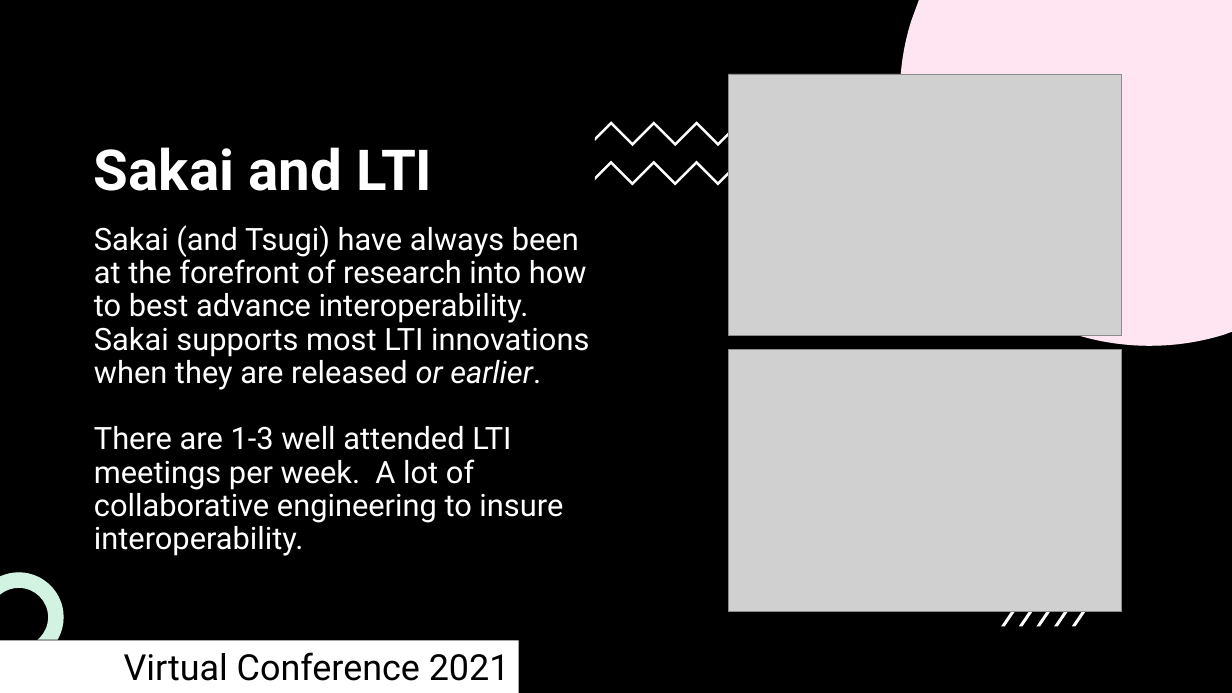
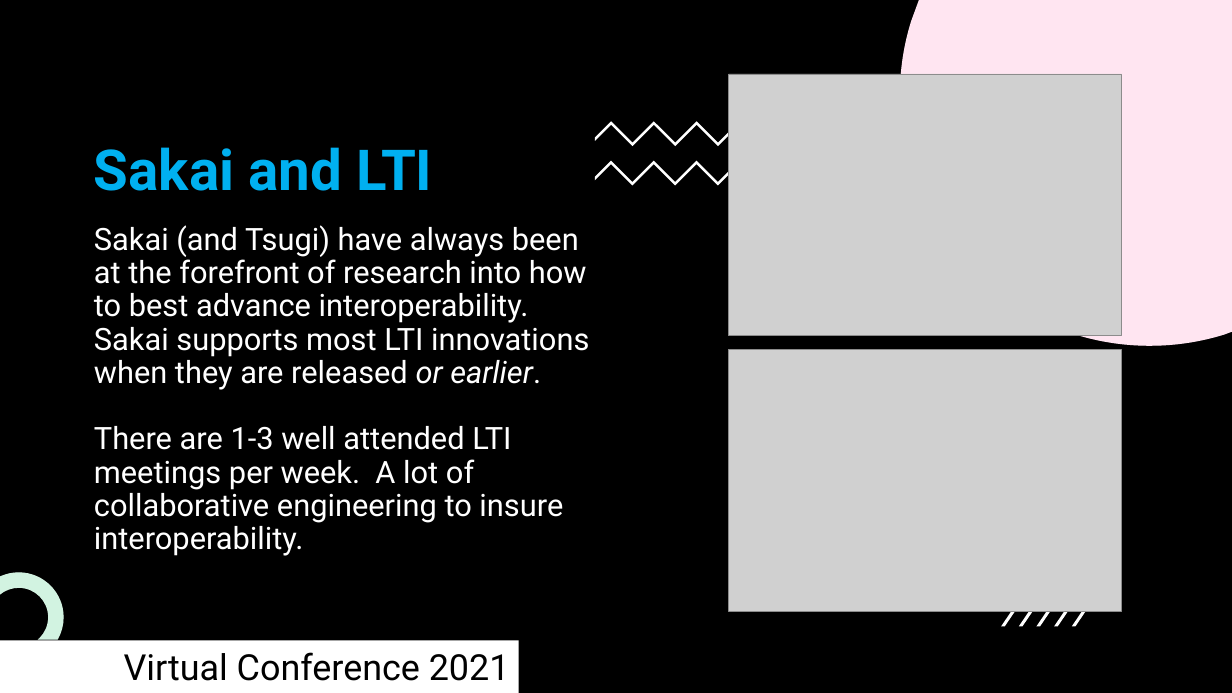
Before and after one commit to csev/talks, a slide deck: slide 3 of 2021/2021-11-12-VC-LTI.pptx. Drawn at 1232x693 pixels with LibreOffice and Linux fonts; fonts in the diff are those of the drawing; grey boxes stand for pictures; background and template pictures are left out. Boxes give left, top, right and bottom in pixels: in the first picture for what was removed or moved away, otherwise in the second. Text is boxed around its words. In the diff, an @@ line names an element or a change of style, - is before the commit and + after.

```diff
--- a/2021/2021-11-12-VC-LTI.pptx
+++ b/2021/2021-11-12-VC-LTI.pptx
@@ title "Sakai and LTI" at <box>94,147,432,191</box>: text colour #FFFFFF to #00B0F0 @@
```
Also in this commit, not shown: 4 other slides changed, 1 slide added.
